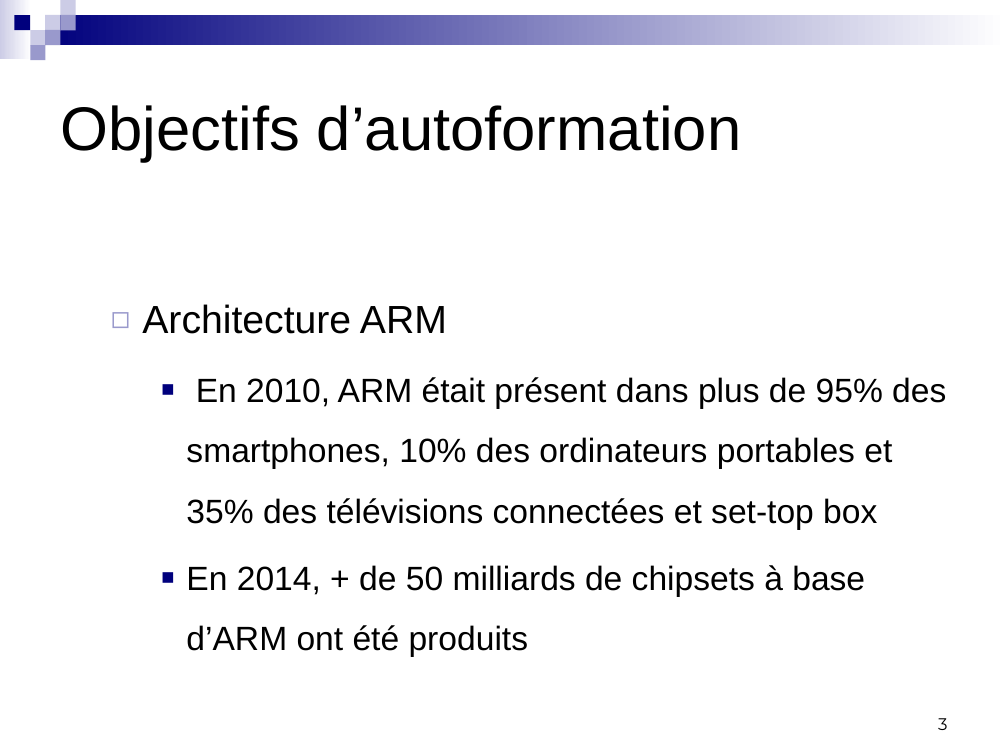
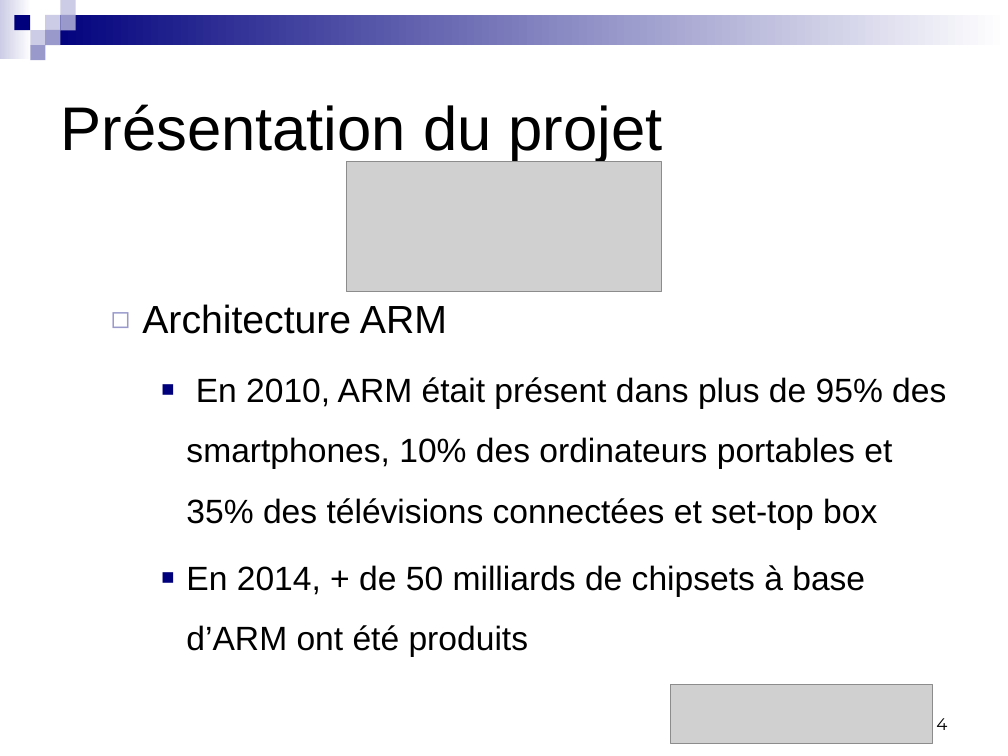
Before and after one commit to badrbouslikhin/Beluga, a slide deck: slide 4 of Rendu/PresentationFinale/Binome13PresentationFinalePRT.pptx (slide 3 before the commit). Drawn at 1008x756 pixels with LibreOffice and Linux fonts; fonts in the diff are those of the drawing; grey boxes stand for pictures. Boxes give left, top, right and bottom in pixels: in the first picture for what was removed or moved away, otherwise in the second. Text is boxed around its words. In the diff, an @@ line names an element or a change of style, - is before the commit and + after.

```diff
--- a/Rendu/PresentationFinale/Binome13PresentationFinalePRT.pptx
+++ b/Rendu/PresentationFinale/Binome13PresentationFinalePRT.pptx
@@ title at [60,104,663,162]: text changed @@
-Objectifs d’autoformation
+Présentation du projet
@@ picture added at [347,161,661,291] @@
@@ picture added at [670,684,932,744] @@
@@ page number at [936,718,947,730]: text changed @@
-3
+4
```
Also in this commit, not shown: 12 other slides changed, 1 slide added, 3 other files.
